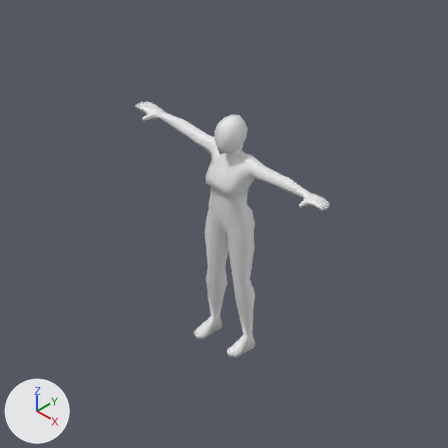
An edit to the Blender file female.blend, drawn before and after from the same camera.
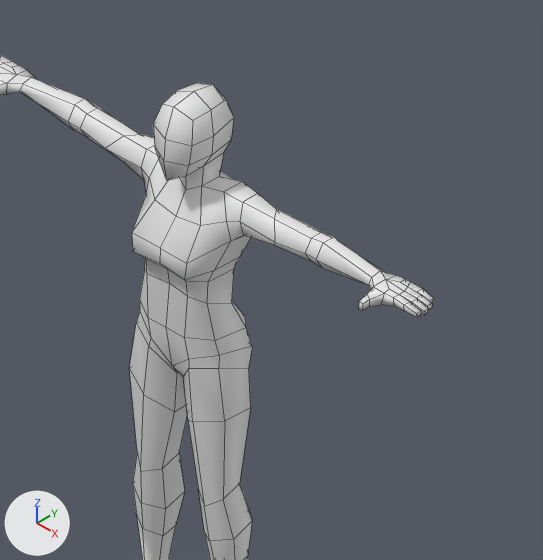
The first picture shows the older version from the file's camera 'Camera'. The close-ups show both versions on the part from 34% to 84% of the width and 18% to 69% of the height of that picture; other places that the commit changed are outside them. Every picture has the same lights, and +X, +Y and +Z are marked at lower left. The close-ups show mesh edges as thin lines. Materials are left out; every surface is plain grey.

In view in the first close-up: 'HumanFemale'.
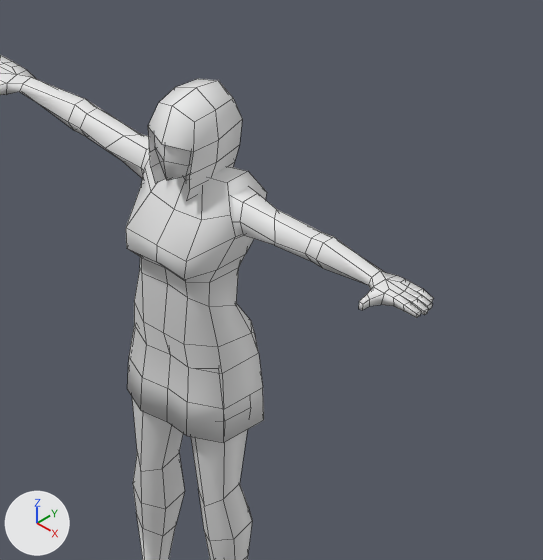
Diff of the bpy script that builds the scene:
```diff
--- a/female.blend.py
+++ b/female.blend.py
@@ me_mehumanfemale_004 @@
+me_mehumanfemale_004.from_pydata(...)  # 38 vertices, 30 faces; spans x -0.082..0.082, y -0.077..0.167, z 0.54..0.804
+me_mehumanfemale_004.polygons.foreach_set('use_smooth', [True] * 30)
@@ me_mehumanfemale_002 @@
+me_mehumanfemale_002.from_pydata(...)  # 100 vertices, 91 faces; spans x -0.182..0.182, y -0.108..0.216, z -0.255..0.551
+me_mehumanfemale_002.polygons.foreach_set('use_smooth', [True] * 91)
@@ ob_hair @@
+ob_hair = bpy.data.objects.new('hair', me_mehumanfemale_004)
+ob_hair.location = (0.0, 0.0, 0.852)
+ob_hair.scale = (1.17, 1.17, 1.17)
@@ ob_dress_001 @@
+ob_dress_001 = bpy.data.objects.new('dress.001', me_mehumanfemale_002)
+ob_dress_001.location = (0.0, 0.0, 0.983)
+ob_dress_001.scale = (1.03, 1.03, 1.03)
```

Boxes (x1, y1, x2, y2) around the edits, measured in the close-ups (543 x 560 px):
'dress.001', added: after (126, 158, 267, 443)
'hair', added: after (148, 79, 242, 201)
